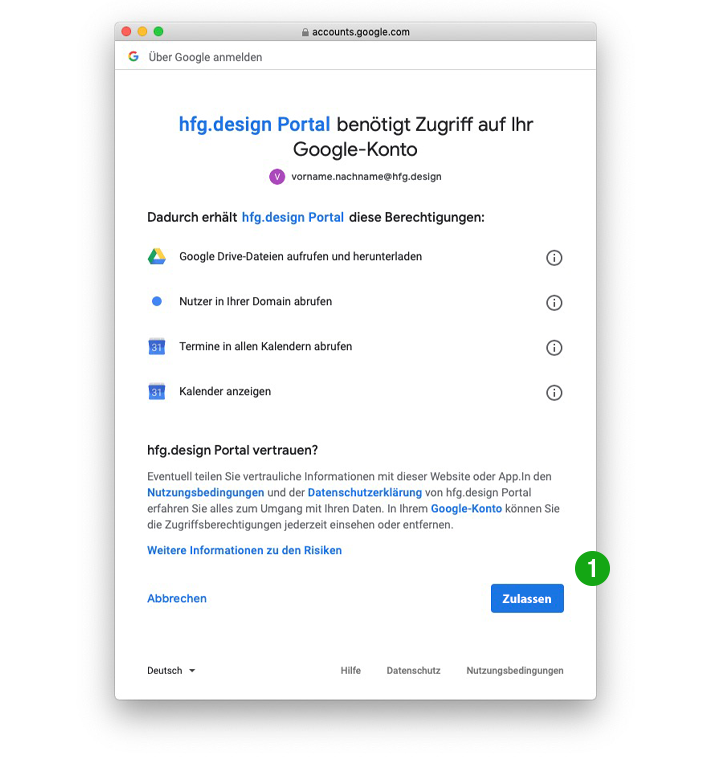
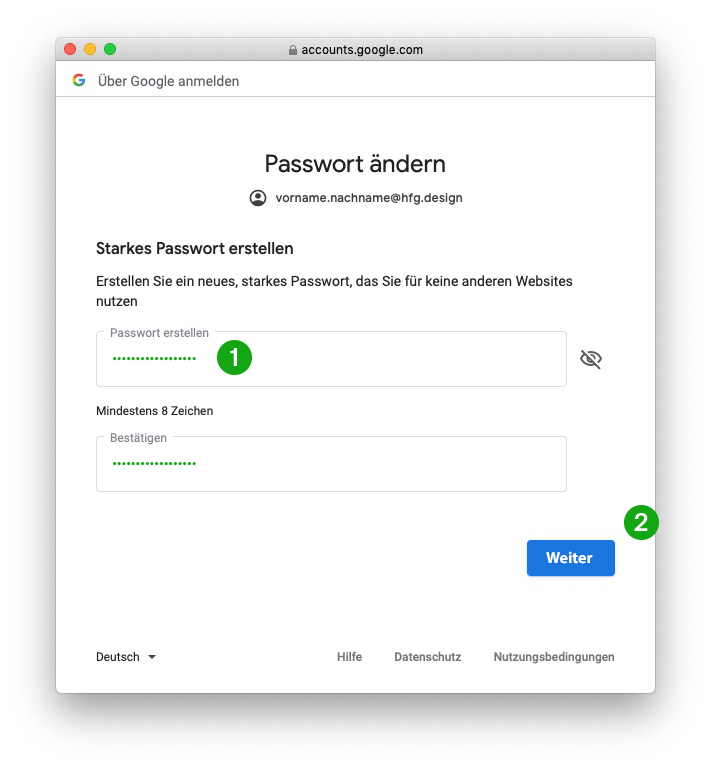
Before/after of a 711px x 767px layered artwork. What changed in the layer stack:
added layer ".................. Kopie" above "Rechteck 4 Kopie" over <box>113,462,196,466</box>
added layer "Rechteck 4 Kopie" above ".................." over <box>103,449,202,483</box>
added layer ".................." above "Rechteck 4" over <box>113,357,196,361</box>
added layer "Rechteck 4" above "Vektor-Smartobjekt" over <box>103,341,202,375</box>
painted on "Vektor-Smartobjekt" (1st of 2) over <box>575,505,659,586</box>
added layer "Vektor-Smartobjekt" (2nd of 2) above "Gruppe 1" over <box>217,340,252,375</box>
removed layer "Zulassen" from group "Gruppe 1" over <box>502,594,551,603</box>
added layer "Weiter" in group "Gruppe 1" over <box>546,551,593,564</box>
"Rechteck 1": opacity 3% → 7%, painted on it over <box>491,540,615,613</box>
painted on "Rechteck 2" over <box>502,546,601,604</box>
removed layer "Ebene 2" over <box>70,2,641,753</box>
removed layer "Ebene 1" over <box>15,2,698,753</box>
added layer "Rechteck 1 Kopie" above "getting-started-8" over <box>527,540,615,576</box>
added layer "getting-started-8" over <box>15,2,698,753</box>
